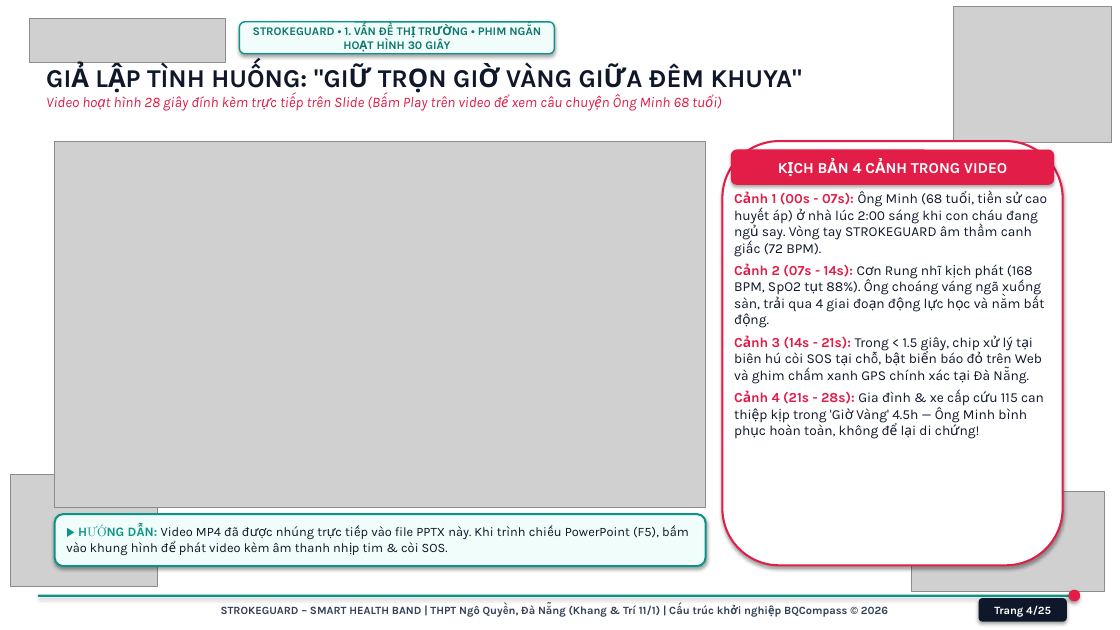
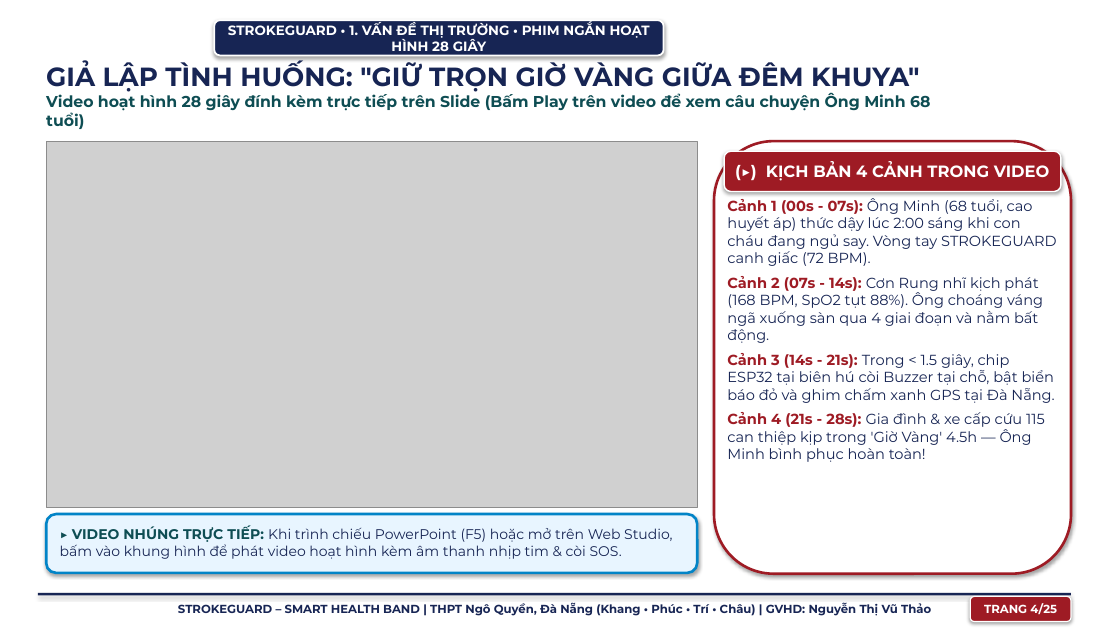
Before and after one commit to chichicompanion-bot/chichiaicompanion, a slide deck: slide 4 of public/STROKEGUARD_PitchDeck_25Slides.pptx. Drawn at 1120x630 pixels with LibreOffice and Linux fonts; fonts in the diff are those of the drawing; grey boxes stand for pictures; background and template pictures are left out. Boxes give left, top, right and bottom in pixels: in the first picture for what was removed or moved away, otherwise in the second. Text is boxed around its words. In the diff, an @@ line names an element or a change of style, - is before the commit and + after.

Commit message:
feat(slides): upgrade 25 slides to Full-HD Canva Poster style, distinct colorful backgrounds, Montserrat typography, real hardware components, clean web crops, 2D vector fall postures, and 5-member team

```diff
--- a/public/STROKEGUARD_PitchDeck_25Slides.pptx
+++ b/public/STROKEGUARD_PitchDeck_25Slides.pptx
@@ picture removed at [29,18,226,62] @@
@@ rounded rectangle "STROKEGUARD • 1. VẤN ĐỀ ...": place and size @@
-rounded rectangle "STROKEGUARD • 1. VẤN ĐỀ ..." at [239,22,555,54]
+rounded rectangle "STROKEGUARD • 1. VẤN ĐỀ ..." at [214,20,664,55]
@@ rounded rectangle "STROKEGUARD • 1. VẤN ĐỀ ..." at [214,20,664,55]: fill #F0FDFA to #172554; outline #0D9488 1.2 pt to #FFFFFF 1.5 pt @@
@@ text in rounded rectangle at [228,21,650,55]: text changed; size 10 to 11.5 pt; font Karla to Montserrat; text colour #0F766E to #FFFFFF @@
-STROKEGUARD • 1. VẤN ĐỀ THỊ TRƯỜNG • PHIM NGẮN HOẠT HÌNH 30 GIÂY
+STROKEGUARD • 1. VẤN ĐỀ THỊ TRƯỜNG • PHIM NGẮN HOẠT HÌNH 28 GIÂY
@@ picture removed at [954,7,1112,142] @@
@@ text "GIẢ LẬP TÌNH HUỐNG: "GIỮ ..." at [46,61,930,129]: size 22 to 22.5 pt, text colour #0F172A to #172554 in "GIẢ LẬP TÌNH HUỐNG: "GIỮ TRỌN GIỜ ..."; font Karla to Montserrat; size 12.5 to 13.5 pt, text colour #E11D48 to #0E4D53, bold on, italic off in "Video hoạt hình 28 giây đính kèm ..." @@
@@ picture: place and size @@
-picture at [55,141,706,507]
+picture at [46,141,697,507]
@@ rounded rectangle: place and size @@
-rounded rectangle at [723,141,1063,565]
+rounded rectangle at [714,141,1071,574]
@@ rounded rectangle at [714,141,1071,574]: outline #E11D48 1.75 pt to #9E1B24 2.25 pt @@
@@ rounded rectangle "(▶) KỊCH BẢN 4 CẢNH ...": place and size @@
-rounded rectangle "(▶) KỊCH BẢN 4 CẢNH ..." at [731,150,1054,185]
+rounded rectangle "(▶) KỊCH BẢN 4 CẢNH ..." at [724,151,1061,192]
@@ rounded rectangle "(▶) KỊCH BẢN 4 CẢNH ..." at [724,151,1061,192]: fill #E11D48 to #9E1B24; outline none to #FFFFFF 1.2 pt @@
@@ text in rounded rectangle at [766,162,1050,181]: text changed; size 13 to 14 pt; font Karla to Montserrat @@
-KỊCH BẢN 4 CẢNH TRONG VIDEO
+(▶) KỊCH BẢN 4 CẢNH TRONG VIDEO
@@ text at [727,198,1057,462]: text changed; size 11.8 to 12.5 pt; font Karla to Montserrat; text colour #0F172A to #172554 @@
-Cảnh 1 (00s - 07s): Ông Minh (68 tuổi, tiền sử cao huyết áp) ở nhà lúc 2:00 sáng khi con cháu đang ngủ say. Vòng tay STROKEGUARD âm thầm canh giấc (72 BPM).
-Cảnh 2 (07s - 14s): Cơn Rung nhĩ kịch phát (168 BPM, SpO2 tụt 88%). Ông choáng váng ngã xuống sàn, trải qua 4 giai đoạn động lực học và nằm bất động.
-Cảnh 3 (14s - 21s): Trong < 1.5 giây, chip xử lý tại biên hú còi SOS tại chỗ, bật biển báo đỏ trên Web và ghim chấm xanh GPS chính xác tại Đà Nẵng.
-Cảnh 4 (21s - 28s): Gia đình & xe cấp cứu 115 can thiệp kịp trong 'Giờ Vàng' 4.5h — Ông Minh bình phục hoàn toàn, không để lại di chứng!
+Cảnh 1 (00s - 07s): Ông Minh (68 tuổi, cao huyết áp) thức dậy lúc 2:00 sáng khi con cháu đang ngủ say. Vòng tay STROKEGUARD canh giấc (72 BPM).
+Cảnh 2 (07s - 14s): Cơn Rung nhĩ kịch phát (168 BPM, SpO2 tụt 88%). Ông choáng váng ngã xuống sàn qua 4 giai đoạn và nằm bất động.
+Cảnh 3 (14s - 21s): Trong < 1.5 giây, chip ESP32 tại biên hú còi Buzzer tại chỗ, bật biển báo đỏ và ghim chấm xanh GPS tại Đà Nẵng.
+Cảnh 4 (21s - 28s): Gia đình & xe cấp cứu 115 can thiệp kịp trong 'Giờ Vàng' 4.5h — Ông Minh bình phục hoàn toàn!
@@ picture removed at [10,475,157,586] @@
@@ picture removed at [912,492,1105,592] @@
@@ rounded rectangle: place and size @@
-rounded rectangle at [55,514,706,566]
+rounded rectangle at [46,514,697,573]
@@ rounded rectangle at [46,514,697,573]: fill #F0FDFA to #E8F5FF; outline #0D9488 1.75 pt to #0284C7 2.25 pt @@
@@ text at [60,525,672,559]: text changed; size 11 to 12 pt; font Karla to Montserrat; text colour #0F172A to #172554 @@
-▶ HƯỚNG DẪN: Video MP4 đã được nhúng trực tiếp vào file PPTX này. Khi trình chiếu PowerPoint (F5), bấm vào khung hình để phát video kèm âm thanh nhịp tim & còi SOS.
+▶ VIDEO NHÚNG TRỰC TIẾP: Khi trình chiếu PowerPoint (F5) hoặc mở trên Web Studio, bấm vào khung hình để phát video hoạt hình kèm âm thanh nhịp tim & còi SOS.
@@ rectangle at [38,593,1071,596]: fill #0D9488 to #172554 @@
@@ rounded rectangle "TRANG 4/25": place and size @@
-rounded rectangle "TRANG 4/25" at [979,598,1067,622]
+rounded rectangle "TRANG 4/25" at [970,597,1071,622]
@@ rounded rectangle "TRANG 4/25" at [970,597,1071,622]: fill #0F172A to #9E1B24; outline none to #FFFFFF 1 pt @@
@@ ellipse removed at [1069,590,1081,602] @@
@@ text at [178,602,931,616]: text changed; size 9.5 to 10 pt; font Karla to Montserrat; text colour #334155 to #172554 @@
-STROKEGUARD – SMART HEALTH BAND | THPT Ngô Quyền, Đà Nẵng (Khang & Trí 11/1) | Cấu trúc khởi nghiệp BQCompass © 2026
+STROKEGUARD – SMART HEALTH BAND | THPT Ngô Quyền, Đà Nẵng (Khang • Phúc • Trí • Châu) | GVHD: Nguyễn Thị Vũ Thảo
@@ text in rounded rectangle at [984,603,1057,614]: text changed; size 9.5 to 10 pt; font Karla to Montserrat @@
-Trang 4/25
+TRANG 4/25
```
Also in this commit, not shown: 23 other slides changed, 1 slide added, 1 slide removed, 59 other files.
